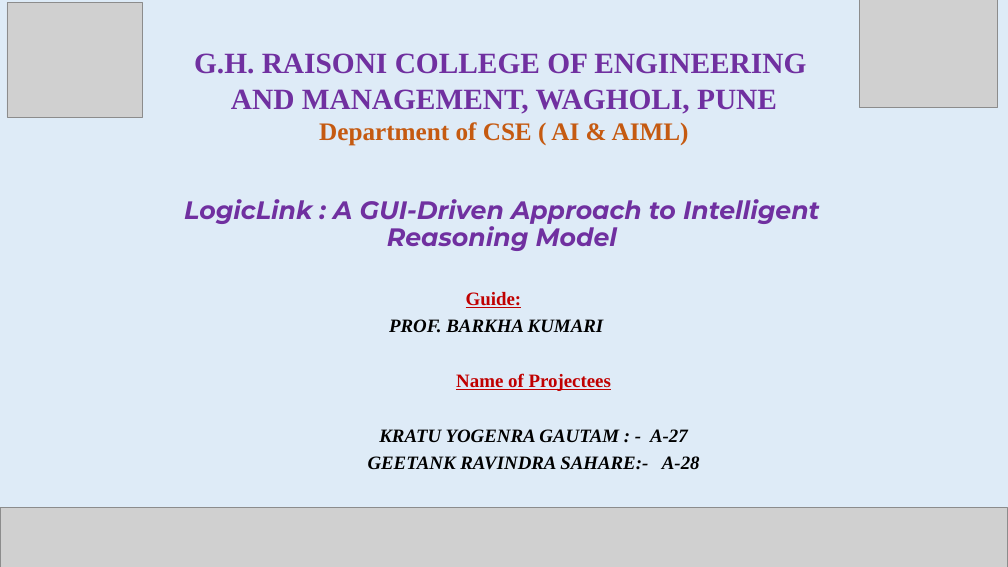
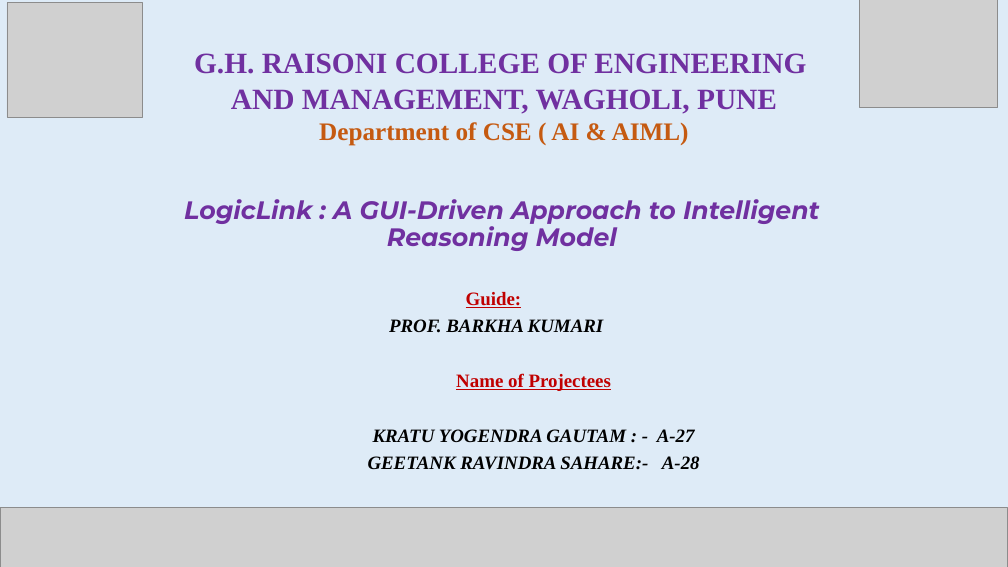
Before and after one commit to Kratugautam99/LogicLink-Project, a slide deck: slide 1 of Documents/LogicLink_Final_Presentation.ppt. Drawn at 1008x567 pixels with LibreOffice and Linux fonts; fonts in the diff are those of the drawing; grey boxes stand for pictures. Boxes give left, top, right and bottom in pixels: in the first picture for what was removed or moved away, otherwise in the second. Text is boxed around its words. In the diff, an @@ line names an element or a change of style, - is before the commit and + after.

```diff
--- a/Documents/LogicLink_Final_Presentation.ppt
+++ b/Documents/LogicLink_Final_Presentation.ppt
@@ text at bbox=[373, 429, 695, 443]: text changed @@
-KRATU YOGENRA GAUTAM : - A-27
+KRATU YOGENDRA GAUTAM : - A-27
```
Also in this commit, not shown: 2 other files.
